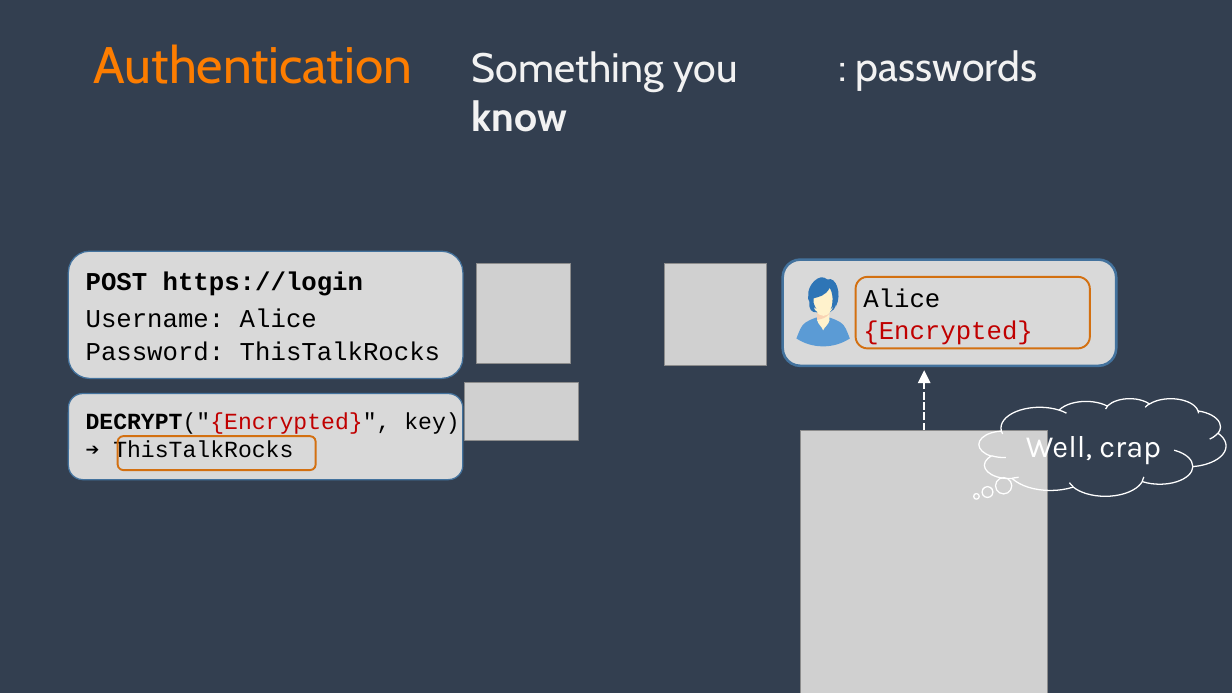
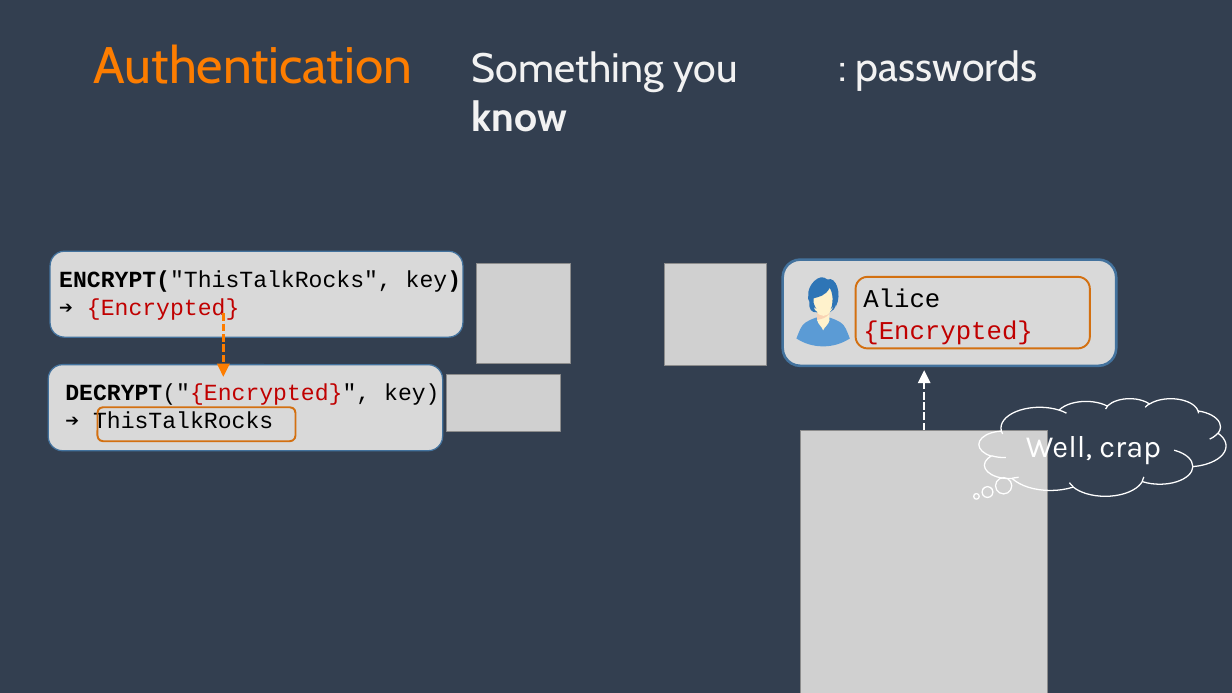
Before and after one commit to spetryjohnson/talk-PracticalAuthForDevs, a slide deck: slide 20 of Authentication for Non-Developers.pptx. Drawn at 1232x693 pixels with LibreOffice and Linux fonts; fonts in the diff are those of the drawing; grey boxes stand for pictures. Boxes give left, top, right and bottom in pixels: in the first picture for what was removed or moved away, otherwise in the second. Text is boxed around its words. In the diff, an @@ line names an element or a change of style, - is before the commit and + after.

```diff
--- a/Authentication for Non-Developers.pptx
+++ b/Authentication for Non-Developers.pptx
@@ rounded rectangle: place and size @@
-rounded rectangle at box(68, 251, 463, 379)
+rounded rectangle at box(50, 251, 463, 337)
@@ text added at box(59, 270, 461, 321), 18 pt, text #000000 @@
+ENCRYPT("ThisTalkRocks", key)
+➔ {Encrypted}
@@ text removed at box(86, 271, 363, 296) @@
-POST https://login
@@ text removed at box(86, 309, 317, 328) @@
-Username: Alice
@@ arrow added from (224, 313) to (224, 377), #FD7D00 2 pt dashed @@
@@ text removed at box(86, 341, 440, 361) @@
-Password: ThisTalkRocks
@@ 2 rounded rectangles, 1 text: place and size @@
-2 rounded rectangles, 1 text at box(68, 394, 463, 480)
+2 rounded rectangles, 1 text at box(48, 365, 443, 451)
@@ picture: place and size @@
-picture at box(465, 383, 579, 440)
+picture at box(446, 374, 560, 432)
```
Also in this commit, not shown: 3 other slides changed.
